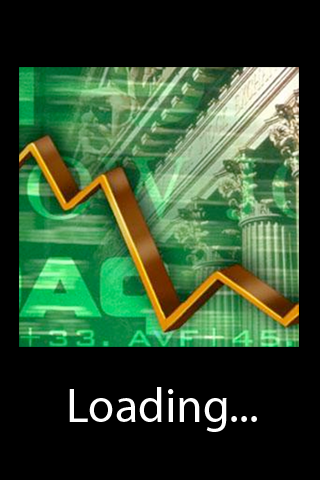
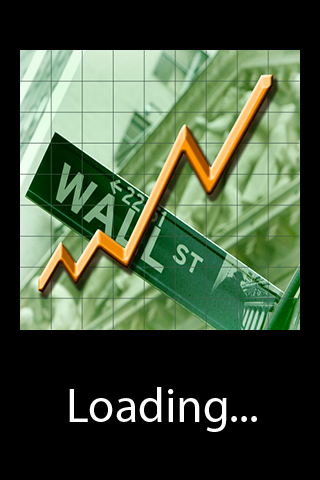
Before/after of a w=320, h=480 layered artwork. What changed in the layer stack:
renamed "Layer 2" to "Layer 3", painted on it over (19, 50, 300, 347)
